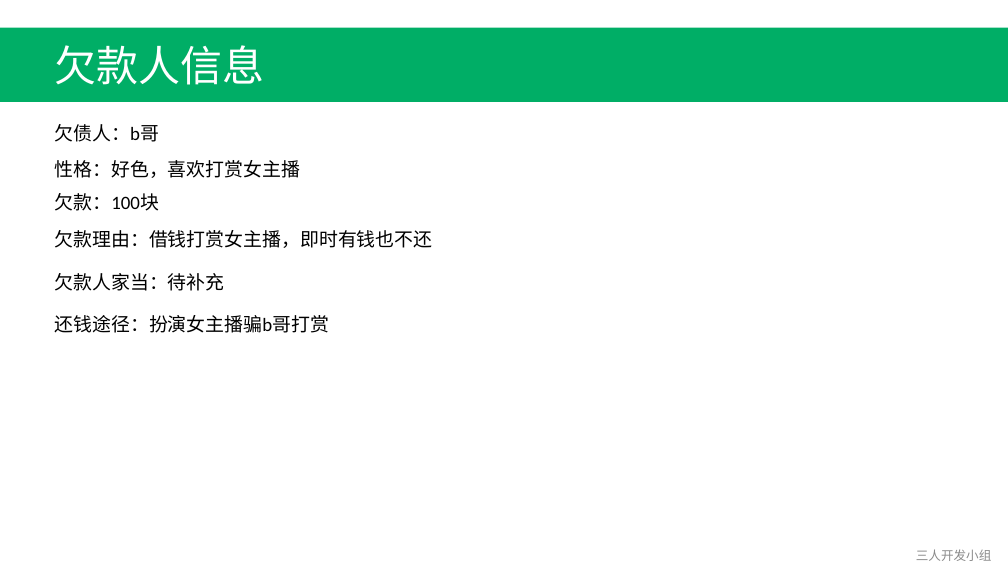
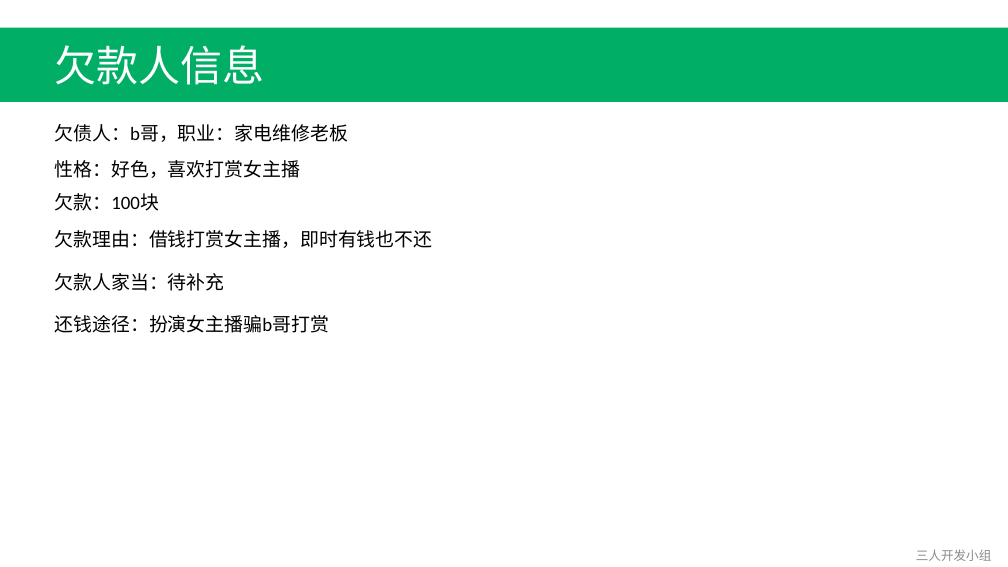
Before and after one commit to Fordebt/Give-me-my-money, a slide deck: slide 2 of 关卡2-李硕.pptx. Drawn at 1008x567 pixels with LibreOffice and Linux fonts; fonts in the diff are those of the drawing. Boxes give left, top, right and bottom in pixels: in the first picture for what was removed or moved away, otherwise in the second. Text is boxed around its words. In the diff, an @@ line names an element or a change of style, - is before the commit and + after.

```diff
--- a/关卡2-李硕.pptx
+++ b/关卡2-李硕.pptx
@@ text at [55,124,348,142]: text changed @@
-欠债人：b哥
+欠债人：b哥，职业：家电维修老板
```
Also in this commit, not shown: 3 other slides changed, 9 other files.
